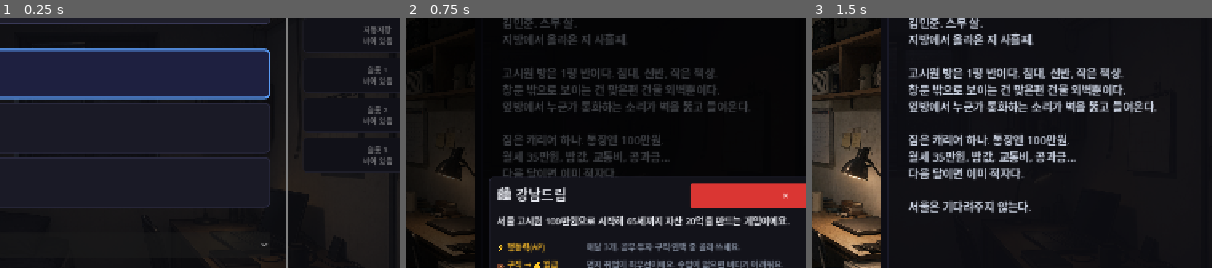
Above: before the commit, frames 1-3 (left to right).
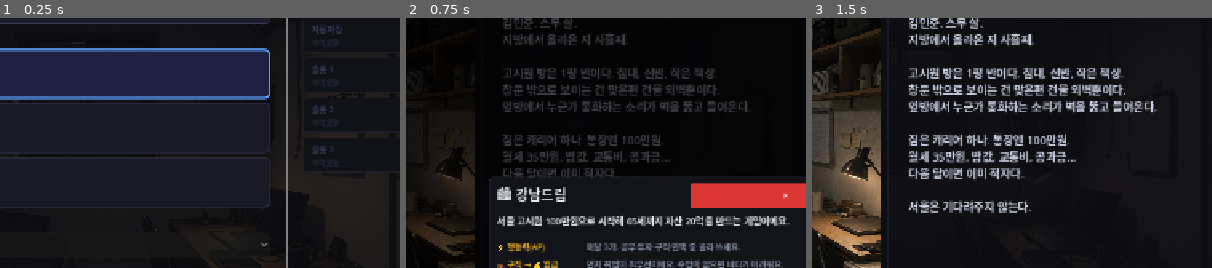
Above: after the commit, the same moments.

Repository: junheeleee/GangnamDream
Game: Godot game, scene res://scenes/StartMenu.tscn
Two runs of this game, one before a commit and one after it. Both use one fixed random seed, a clock stepped at 60 frames per second and the inputs below.
Inputs:
- Up to frame 1 (0.25 s): no input
- Up to frame 2 (0.75 s): click "새 런 시작 ▶" at 0.5 s
- Up to frame 3 (1.5 s): click "서울 생활 시작 →" at 1.25 s
The pictures show only the part of the screen within x 40-90%, y 18-68%; the shares and areas given below are measured in that part.

The runs differ from the first frame. In frame 1, 1.4% of the frame differs, in the area x 78-98%, y 3-59%; in frame 2, nothing differs; in frame 3, nothing differs.

Commit message:
feat P2-2/3/4: 트레이트 3개 추가, ≡ 종료 메뉴, 슬롯 버튼 2줄 렌더 수정

Diff:
--- a/scenes/StartMenu.gd
+++ b/scenes/StartMenu.gd
@@ -179,10 +179,11 @@
 				info.get("year", 2026), info.get("month", 1),
 				_format_money(info.get("total_assets", 0))
 			]
-		var slot_btn = _slot_button(top_line, sub_line, not info.get("empty", true))
-		if not info.get("empty", true):
-			slot_btn.pressed.connect(Callable(self, "_load_slot").bind(slot))
-		right.add_child(slot_btn)
+		var enabled = not info.get("empty", true)
+		var cb = Callable()
+		if enabled:
+			cb = func(): _load_slot(slot)
+		right.add_child(_slot_button(top_line, sub_line, enabled, cb))
 
 	var right_spacer = Control.new()
 	right_spacer.size_flags_vertical = Control.SIZE_EXPAND_FILL
@@ -366,11 +367,10 @@
 	button.add_theme_font_size_override("font_size", 15)
 	return button
 
-func _slot_button(top_line: String, sub_line: String, enabled: bool) -> Button:
-	var btn = Button.new()
-	btn.custom_minimum_size = Vector2(0, 56)
-	btn.size_flags_horizontal = Control.SIZE_EXPAND_FILL
-	btn.disabled = not enabled
+func _slot_button(top_line: String, sub_line: String, enabled: bool, on_press: Callable = Callable()) -> Control:
+	var outer = PanelContainer.new()
+	outer.custom_minimum_size = Vector2(0, 56)
+	outer.size_flags_horizontal = Control.SIZE_EXPAND_FILL
 	var st = StyleBoxFlat.new()
 	st.bg_color = Color("#1a1a26") if enabled else Color("#111118")
 	st.border_color = Color("#3a3a5a") if enabled else Color("#1e1e2a")
@@ -380,18 +380,41 @@
 	st.content_margin_right = 14
 	st.content_margin_top = 8
 	st.content_margin_bottom = 8
-	var st_hover = st.duplicate()
-	st_hover.bg_color = Color("#222236")
-	btn.add_theme_stylebox_override("normal", st)
-	btn.add_theme_stylebox_override("hover", st_hover)
-	btn.add_theme_stylebox_override("disabled", st)
-	# Build label text manually (two-line style)
-	btn.text = "%s\n%s" % [top_line, sub_line]
-	btn.add_theme_font_size_override("font_size", 12)
-	var fc = Color("#e8eaf0") if enabled else Color("#3a3a5a")
-	btn.add_theme_color_override("font_color", fc)
-	btn.add_theme_color_override("font_color_disabled", Color("#3a3a5a"))
-	return btn
+	outer.add_theme_stylebox_override("panel", st)
+
+	var vbox = VBoxContainer.new()
+	vbox.add_theme_constant_override("separation", 3)
+	vbox.set_anchors_preset(Control.PRESET_FULL_RECT)
+	outer.add_child(vbox)
+
+	var lbl1 = Label.new()
+	lbl1.text = top_line
+	lbl1.add_theme_font_size_override("font_size", 13)
+	lbl1.add_theme_color_override("font_color", Color("#e8eaf0") if enabled else Color("#3a3a5a"))
+	vbox.add_child(lbl1)
+
+	var lbl2 = Label.new()
+	lbl2.text = sub_line
+	lbl2.add_theme_font_size_override("font_size", 11)
+	lbl2.add_theme_color_override("font_color", Color("#5b7a9a") if enabled else Color("#2a2a3a"))
+	vbox.add_child(lbl2)
+
+	if enabled and on_press.is_valid():
+		var btn = Button.new()
+		btn.flat = true
+		btn.set_anchors_preset(Control.PRESET_FULL_RECT)
+		var empty_st = StyleBoxEmpty.new()
+		btn.add_theme_stylebox_override("normal", empty_st)
+		btn.add_theme_stylebox_override("pressed", empty_st)
+		btn.add_theme_stylebox_override("focus", empty_st)
+		var hover_st = StyleBoxFlat.new()
+		hover_st.bg_color = Color(1.0, 1.0, 1.0, 0.06)
+		hover_st.set_corner_radius_all(6)
+		btn.add_theme_stylebox_override("hover", hover_st)
+		btn.pressed.connect(on_press)
+		outer.add_child(btn)
+
+	return outer
 
 func _format_money(amount) -> String:
 	if abs(amount) >= 100_000_000:
